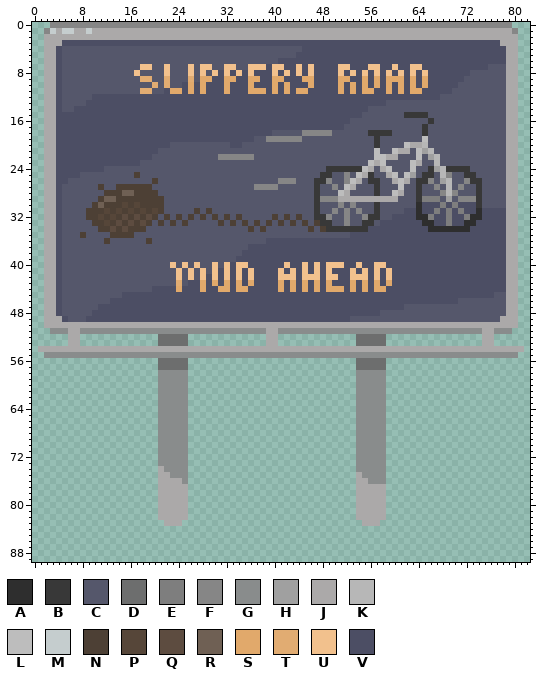
A sprite sheet gets an edit: Assets/Sprites/Billboards/MudSign.PNG. The picture above was drawn from the file before the commit.
The file is 83x90 pixels. Pixels under 10% opacity are left out. Colours within 5 levels of each other are drawn and written as one.
Palette (. is transparent): A #2e2e2e  B #383838  C #55576b  D #6d6e6e  E #7e7e7e  F #868686  G #898c8c  H #a0a0a0  J #aba9a9  K #b7b7b7  L #bdbdbd  M #c5cdce  N #4d4035  P #564639  Q #5d4c40  R #6f6054  S #e1a96b  T #e1ac72  U #f2c18d  V #4c4e64
After:
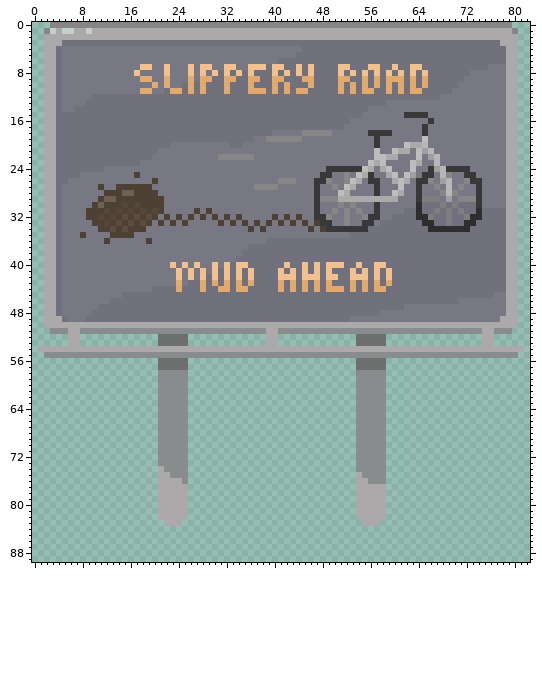
What changed:
@@ palette @@
-C #55576b
+C #777883
-V #4c4e64
+V #70717d
Boxes around the changes in both pictures, in picture pixels (x1, y1, x2, y2):
changed: (56, 40, 506, 322)
